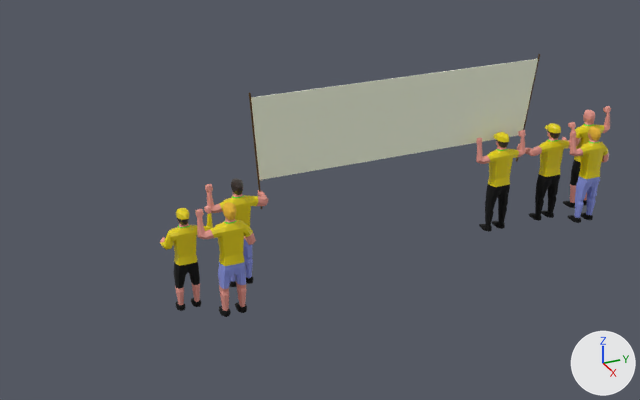
The FBX model Assets/Artes/Artes 3D/faixa.fbx: old version first, new version second.
Both versions are drawn from a 50 mm lens placed at (54.8, -45.0, 32.5), pointed at (0.9, -20.7, 5.6). The axes (+X, +Y, +Z) are drawn at lower right. The lights are the same throughout. Where no turn or scale is listed for an object, it has been applied to the vertices.

In view in the first picture: 'Cube', 'haste_placaR', 'hat.001', 'hat.002', 'patriot', 'patriot.001', 'patriot.002', 'patriot.003', 'patriot.004', 'patriot.005', 'patriot.006'.
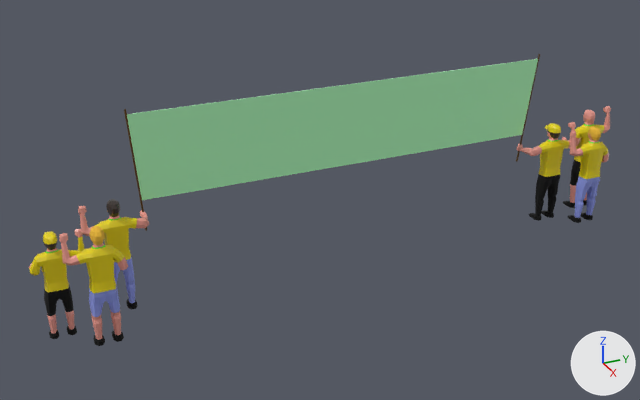
Changed parts and their boxes (x1, y1, x2, y2) in the pictures (640 x 400 px):
'Cube', recoloured, reshaped (white to green, 43% wider, 16% taller)
    before: (251, 59, 538, 180)
    after: (127, 59, 538, 200)
'patriot.004', moved
    before: (195, 202, 256, 317)
    after: (59, 226, 129, 346)
'patriot.005', moved
    before: (160, 206, 213, 311)
    after: (29, 229, 85, 339)
'patriot.002', moved
    before: (205, 178, 269, 287)
    after: (78, 199, 149, 309)
'patriot.001', deleted
    before: (476, 130, 526, 232)
    faces in mat_calca_001 (black #000000): (479, 184, 510, 232)
    faces in mat_camisa_001 (yellow #e7d200): (487, 149, 519, 187)
    faces in mat_pele_001 (pink #e7998d): (476, 130, 526, 164)
'haste_placaR', moved
    before: (249, 92, 262, 209)
    after: (124, 109, 147, 231)
'hat.002', moved
    before: (176, 208, 189, 220)
    after: (43, 231, 57, 245)
'hat.001', deleted
    before: (493, 132, 509, 142)

Edits to the bpy script that builds the scene:
```text
Change mat_faixa:
    mat_faixa.base_color: (0.949, 1.0, 0.793) -> (0.457, 1.0, 0.527)  # white #f9ffe6 -> green #b4ffc0
Change me_cube:
    where me_cube.from_pydata(...)  # 8 vertices, 6 faces; spans x -0.3..0.1, y -11.7..12.3, z -2.9..3.4
    used by ob_cube; location = (-0.16, -13.83, 10.26)
    before: 0 (-0.3, -11.1, -2.9) at pixel (258, 179), 1 (0.0, -11.7, 3.4) at pixel (250, 97), 4 (-0.3, -11.1, -2.9) at pixel (258, 180), 5 (0.1, -11.7, 3.4) at pixel (250, 97)
    me_cube part 1
    add for i in [0, 1, 4, 5]: me_cube.vertices[i].co += Vector((0.0, -8.6, 0.0))
Remove ob_patriot_001:
    ob_patriot_001 = bpy.data.objects.new('patriot.001', me_cube_004)
    ob_patriot_001.location = (0.3, -4.92, 0.07)
Change ob_haste_placar:
    ob_haste_placar.location: (-0.33, -25.13, 9.52) -> (-0.33, -33.68, 9.52)
Change ob_hat_002:
    ob_hat_002.location: (2.4, -31.37, 7.42) -> (2.4, -40.0, 7.42)
Change ob_patriot_002:
    ob_patriot_002.location: (0.3, -30.33, 0.07) -> (0.3, -38.95, 0.07)
Change ob_patriot_004:
    ob_patriot_004.location: (3.9, -32.12, 0.07) -> (3.9, -40.75, 0.07)
Remove ob_hat_001:
    ob_hat_001 = bpy.data.objects.new('hat.001', me_cube_009)
    ob_hat_001.location = (0.92, -4.92, 8.32)
Change ob_patriot_005:
    ob_patriot_005.location: (1.84, -31.37, -0.01) -> (1.84, -40.0, -0.01)
```
